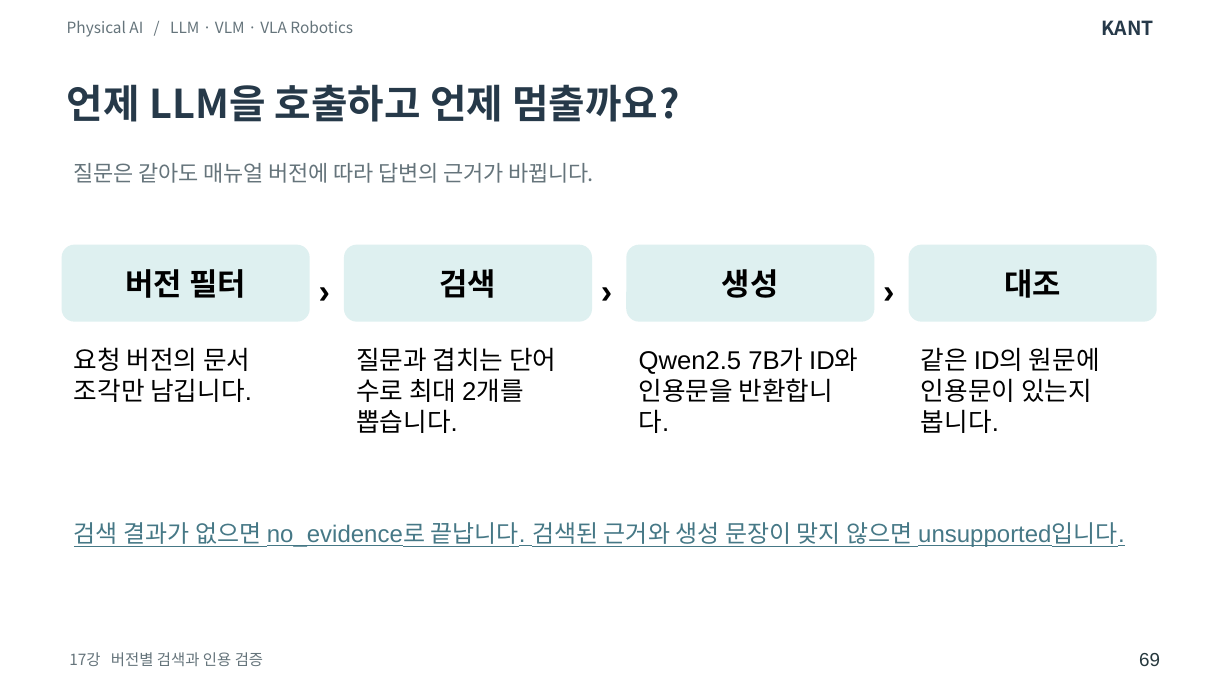
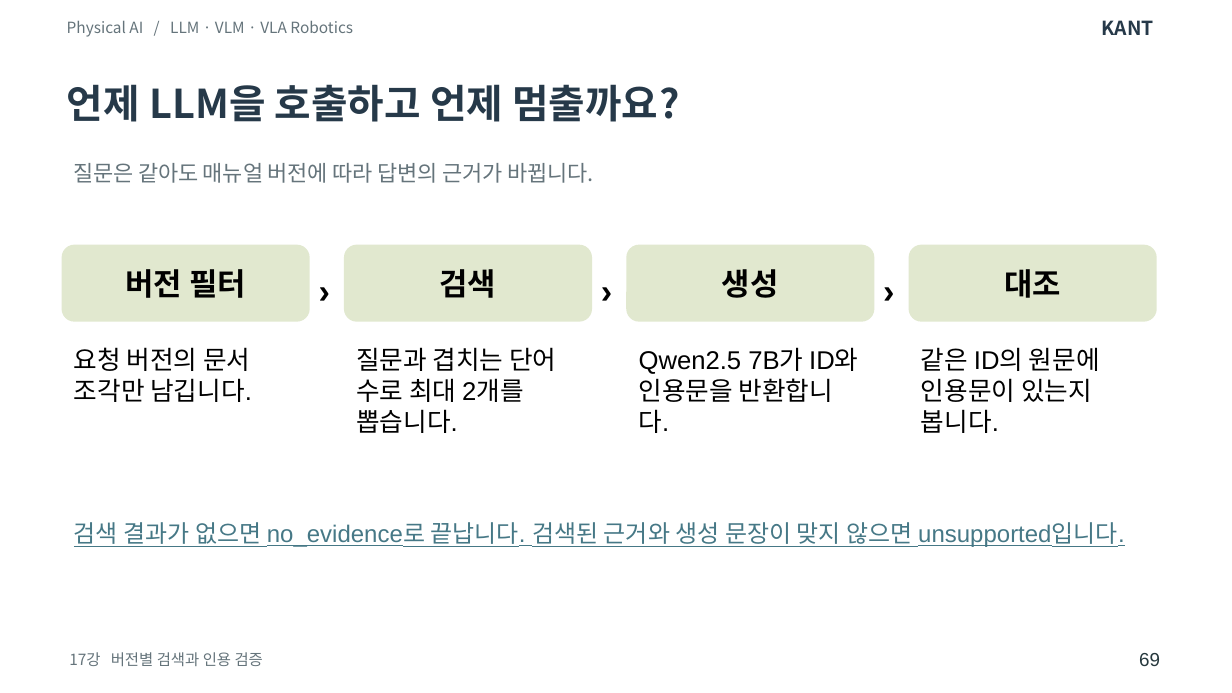
Before and after one commit to SpartaPA/waffle-mpx-lyrical, a slide deck: slide 69 of lessons/14-18/lessons-14-18.pptx. Drawn at 1232x693 pixels with LibreOffice and Linux fonts; fonts in the diff are those of the drawing. Boxes give left, top, right and bottom in pixels: in the first picture for what was removed or moved away, otherwise in the second. Text is boxed around its words. In the diff, an @@ line names an element or a change of style, - is before the commit and + after.

```diff
--- a/lessons/14-18/lessons-14-18.pptx
+++ b/lessons/14-18/lessons-14-18.pptx
@@ fill #DEF0F0 to #E1E8CF in 4 elements at [62, 245, 309, 322], [344, 245, 591, 322], [626, 245, 873, 322], [909, 245, 1157, 322] @@
```
Also in this commit, not shown: 17 other slides changed.
